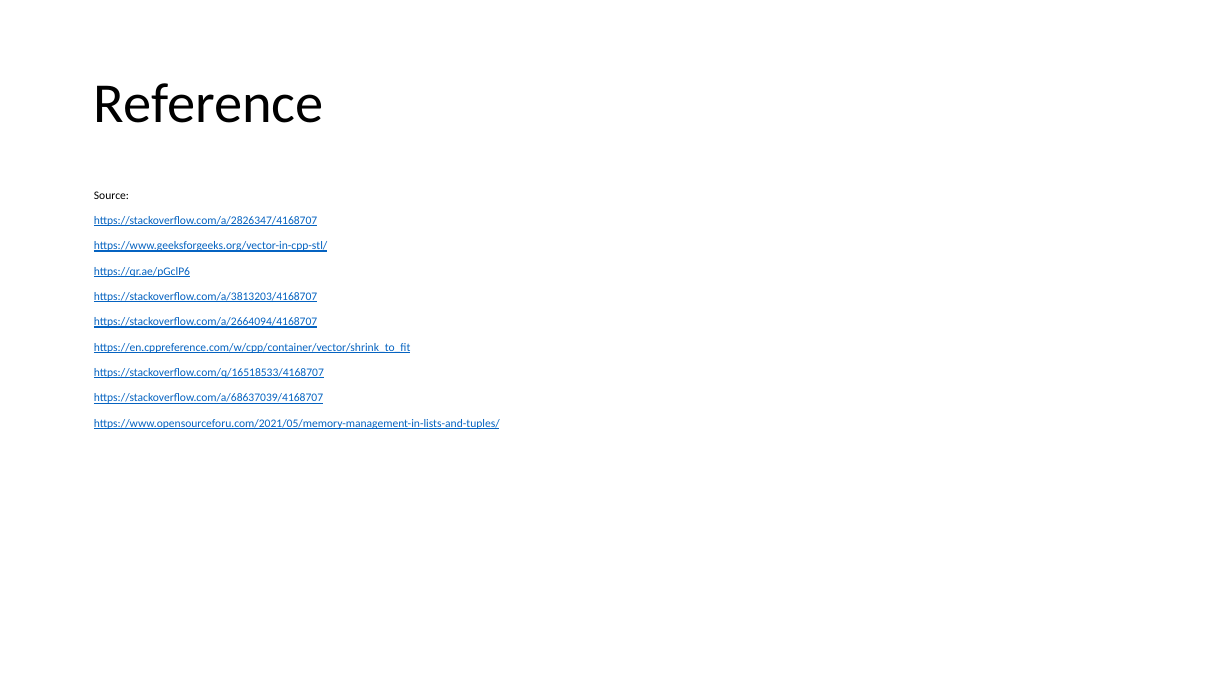
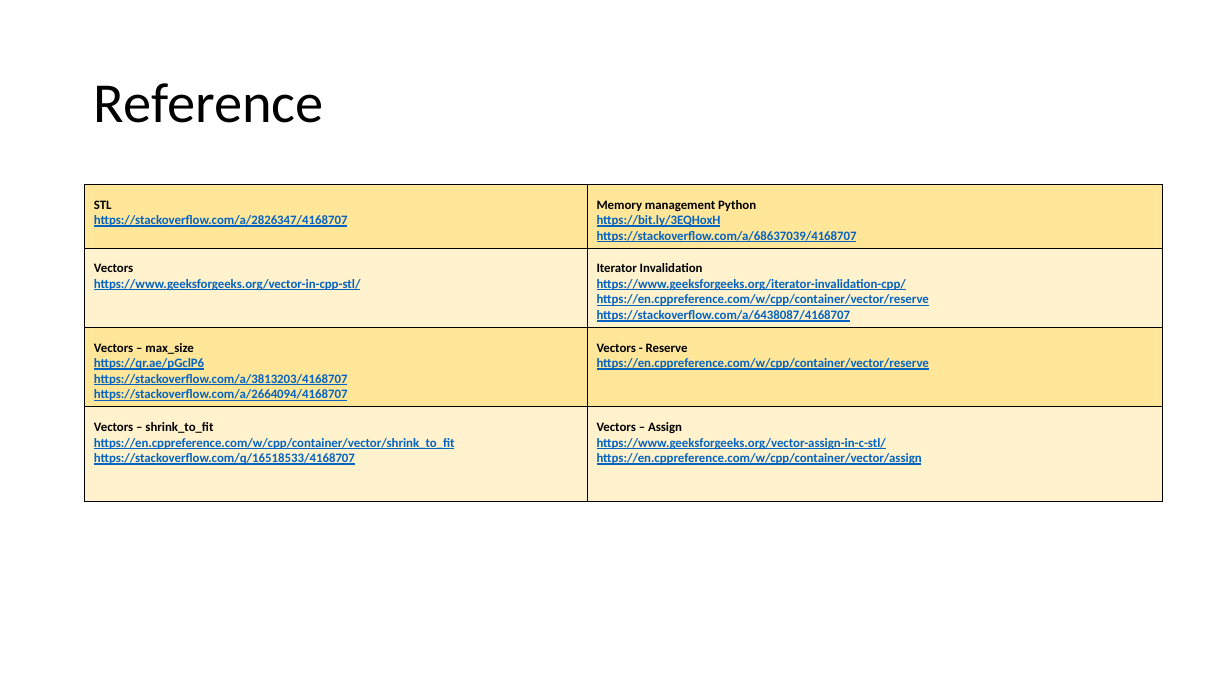
Before and after one commit to muksiddheswar/Tiny-CPP-Examples, a slide deck: slide 5 of CPP-Examples/STL/STL_Presentation.pptx (slide 4 before the commit). Drawn at 1232x693 pixels with LibreOffice and Linux fonts; fonts in the diff are those of the drawing. Boxes give left, top, right and bottom in pixels: in the first picture for what was removed or moved away, otherwise in the second. Text is boxed around its words. In the diff, an @@ line names an element or a change of style, - is before the commit and + after.

Commit message:
Completed vector presentation

```diff
--- a/CPP-Examples/STL/STL_Presentation.pptx
+++ b/CPP-Examples/STL/STL_Presentation.pptx
@@ table added at <box>85,185,1163,499</box>, 4 rows, 2 columns @@
+STL / https://stackoverflow.com/a/2826347/4168707 | Memory management Python / https://bit.ly/3EQHoxH / https://stackoverflow.com/a/68637039/4168707
+Vectors / https://www.geeksforgeeks.org/vector-in-cpp-stl/ | Iterator Invalidation / https://www.geeksforgeeks.org/iterator-invalidation-cpp/ / https://en.cppreference.com/w/cpp/container/vector/reserve / https://stackoverflow.com/a/6438087/4168707
+Vectors – max_size / https://qr.ae/pGclP6 / https://stackoverflow.com/a/3813203/4168707 / https://stackoverflow.com/a/2664094/4168707 | Vectors - Reserve / https://en.cppreference.com/w/cpp/container/vector/reserve
+Vectors – shrink_to_fit / https://en.cppreference.com/w/cpp/container/vector/shrink_to_fit / https://stackoverflow.com/q/16518533/4168707 | Vectors – Assign / https://www.geeksforgeeks.org/vector-assign-in-c-stl/ / https://en.cppreference.com/w/cpp/container/vector/assign
@@ text removed at <box>94,191,500,429</box> @@
-Source:
-https://stackoverflow.com/a/2826347/4168707
-https://www.geeksforgeeks.org/vector-in-cpp-stl/
-https://qr.ae/pGclP6
-https://stackoverflow.com/a/3813203/4168707
-https://stackoverflow.com/a/2664094/4168707
-https://en.cppreference.com/w/cpp/container/vector/shrink_to_fit
-https://stackoverflow.com/q/16518533/4168707
-https://stackoverflow.com/a/68637039/4168707
-https://www.opensourceforu.com/2021/05/memory-management-in-lists-and-tuples/
```
Also in this commit, not shown: 1 slide added, 2 other files.
